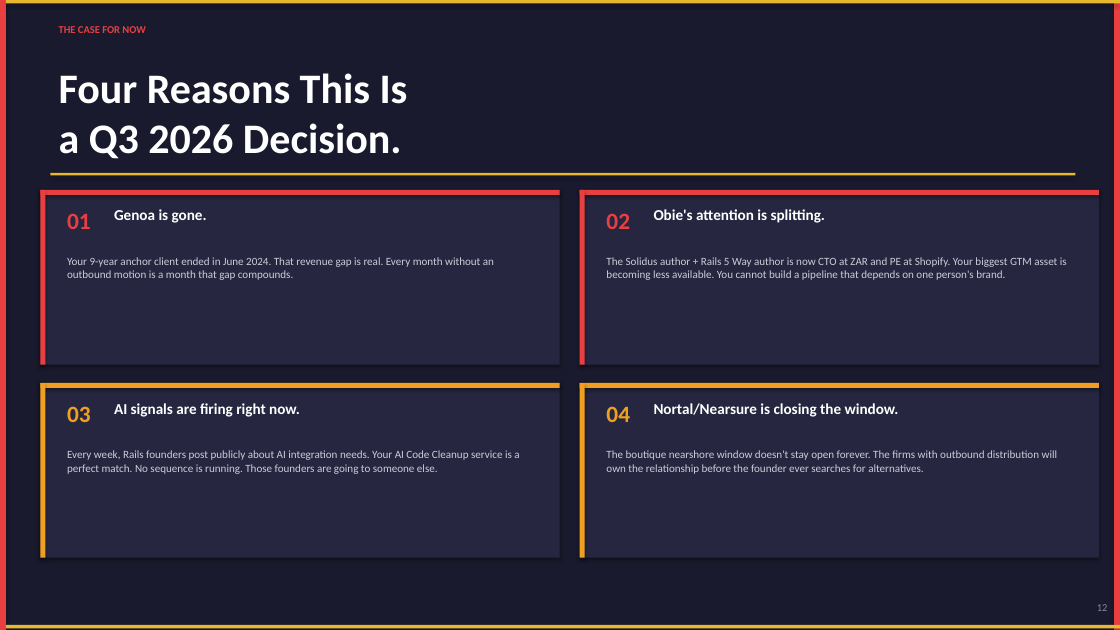
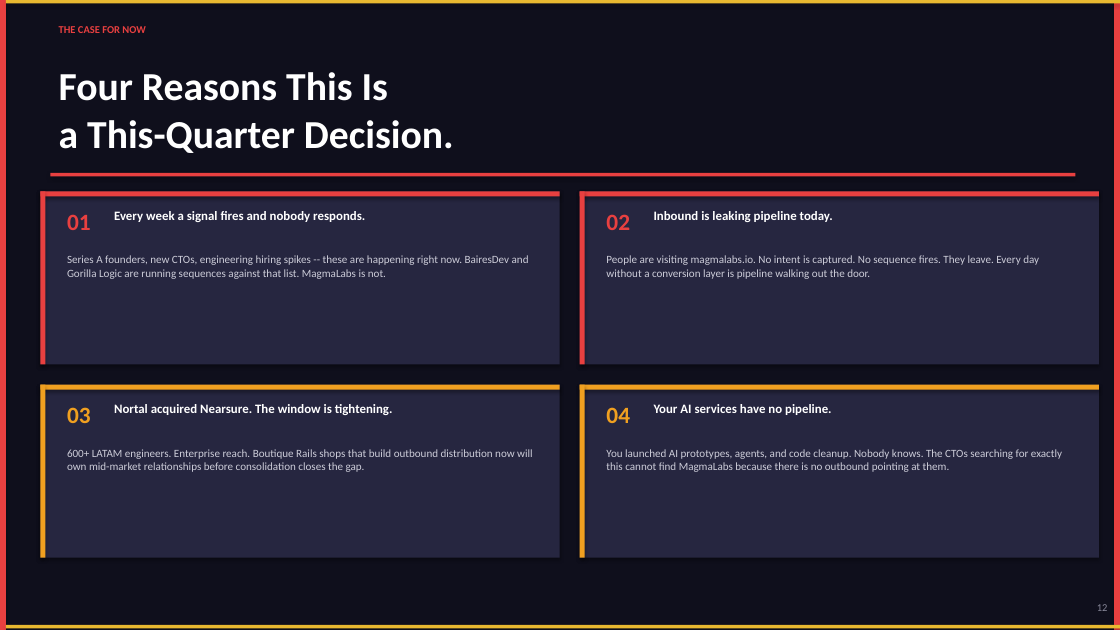
Before and after one commit to ogikicollins/Extruct-GTM-SKILLS, a slide deck: slide 12 of SELLL-Engine/MagmaLabs-Disco-Deck.pptx. Drawn at 1120x630 pixels with LibreOffice and Linux fonts; fonts in the diff are those of the drawing. Boxes give left, top, right and bottom in pixels: in the first picture for what was removed or moved away, otherwise in the second. Text is boxed around its words. In the diff, an @@ line names an element or a change of style, - is before the commit and + after.

```diff
--- a/SELLL-Engine/MagmaLabs-Disco-Deck.pptx
+++ b/SELLL-Engine/MagmaLabs-Disco-Deck.pptx
@@ background #1A1A2E to #0F0F1C @@
@@ rectangle removed at (x1=0, y1=0, x2=1120, y2=630) @@
@@ text at (x1=59, y1=72, x2=454, y2=153): text changed; size 36 to 34 pt @@
-Four Reasons This Is
-a Q3 2026 Decision.
+Four Reasons This Is
+a This-Quarter Decision.
@@ rectangle at (x1=50, y1=173, x2=1075, y2=176): fill #E8B830 to #E84040 @@
@@ text at (x1=114, y1=211, x2=365, y2=222): text changed; size 13 to 11 pt @@
-Genoa is gone.
+Every week a signal fires and nobody responds.
@@ text at (x1=654, y1=211, x2=833, y2=222): text changed; size 13 to 11 pt @@
-Obie's attention is splitting.
+Inbound is leaking pipeline today.
@@ text at (x1=67, y1=255, x2=529, y2=279): text changed @@
-Your 9-year anchor client ended in June 2024. That revenue gap is real. Every month without an outbound motion is a month that gap compounds.
+Series A founders, new CTOs, engineering hiring spikes -- these are happening right now. BairesDev and Gorilla Logic are running sequences against that list. MagmaLabs is not.
@@ text at (x1=606, y1=255, x2=1039, y2=279): text changed @@
-The Solidus author + Rails 5 Way author is now CTO at ZAR and PE at Shopify. Your biggest GTM asset is becoming less available. You cannot build a pipeline that depends on one person's brand.
+People are visiting magmalabs.io. No intent is captured. No sequence fires. They leave. Every day without a conversion layer is pipeline walking out the door.
@@ text at (x1=114, y1=404, x2=393, y2=415): text changed; size 13 to 11 pt @@
-AI signals are firing right now.
+Nortal acquired Nearsure. The window is tightening.
@@ text at (x1=654, y1=404, x2=832, y2=415): text changed; size 13 to 11 pt @@
-Nortal/Nearsure is closing the window.
+Your AI services have no pipeline.
@@ text at (x1=67, y1=449, x2=532, y2=472): text changed @@
-Every week, Rails founders post publicly about AI integration needs. Your AI Code Cleanup service is a perfect match. No sequence is running. Those founders are going to someone else.
+600+ LATAM engineers. Enterprise reach. Boutique Rails shops that build outbound distribution now will own mid-market relationships before consolidation closes the gap.
@@ text at (x1=606, y1=449, x2=1062, y2=472): text changed @@
-The boutique nearshore window doesn't stay open forever. The firms with outbound distribution will own the relationship before the founder ever searches for alternatives.
+You launched AI prototypes, agents, and code cleanup. Nobody knows. The CTOs searching for exactly this cannot find MagmaLabs because there is no outbound pointing at them.
```
Also in this commit, not shown: 6 other slides changed, 6 slides added, 6 slides removed, 1 other file.
